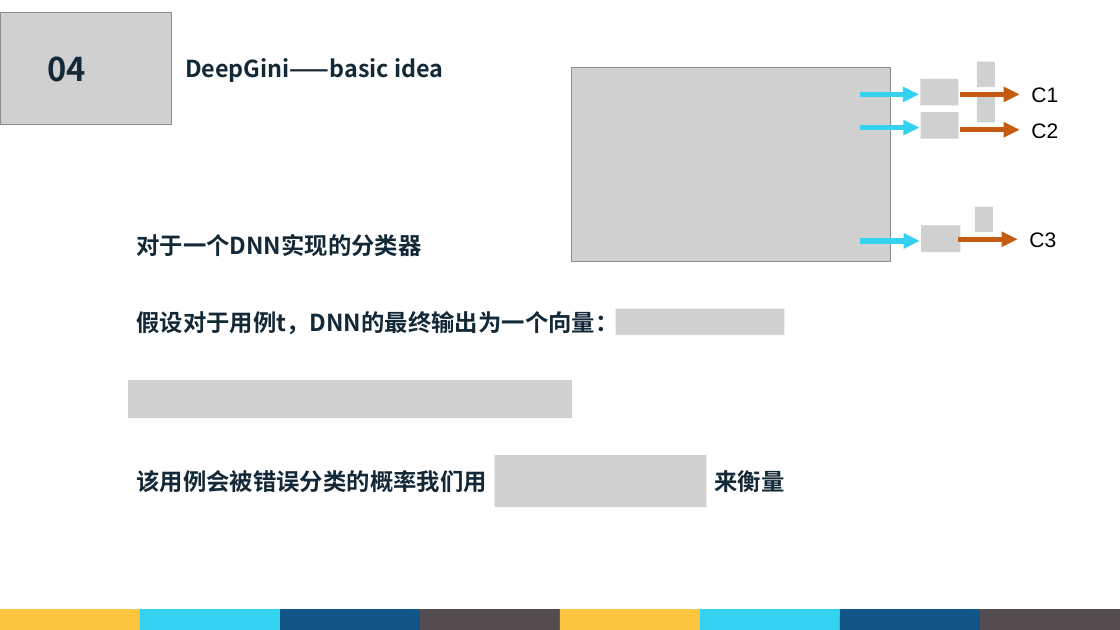
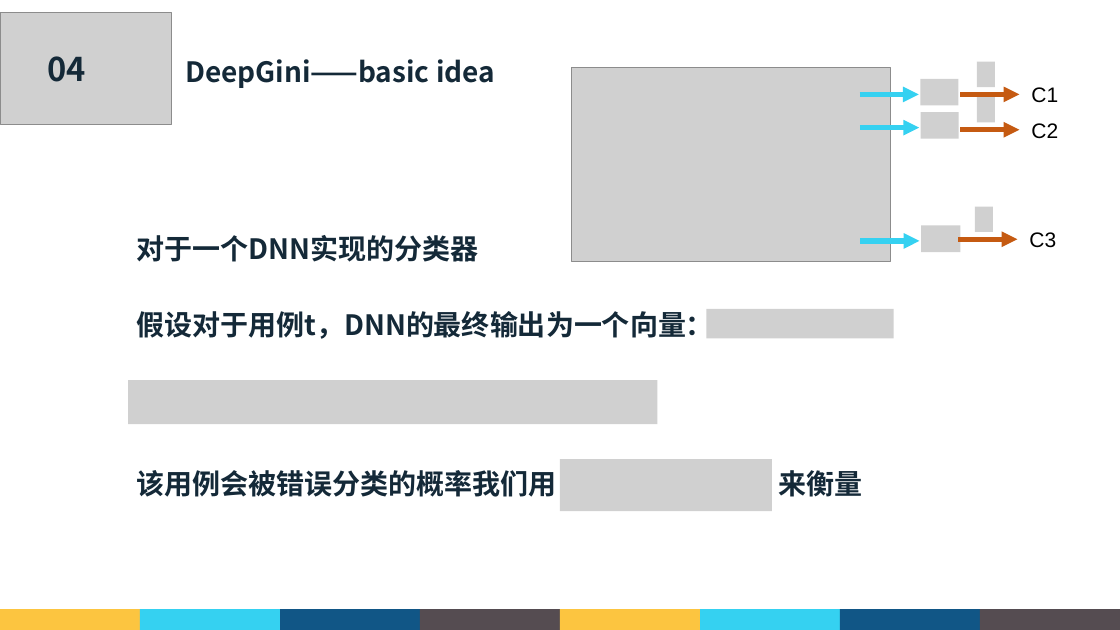
Before and after one commit to GaryHua226/AutomatedTesting, a slide deck: slide 22 of 课堂汇报/郭礼华_181250038.pptx. Drawn at 1120x630 pixels with LibreOffice and Linux fonts; fonts in the diff are those of the drawing; grey boxes stand for pictures; background and template pictures are left out. Boxes give left, top, right and bottom in pixels: in the first picture for what was removed or moved away, otherwise in the second. Text is boxed around its words. In the diff, an @@ line names an element or a change of style, - is before the commit and + after.

Commit message:
change font style

```diff
--- a/课堂汇报/郭礼华_181250038.pptx
+++ b/课堂汇报/郭礼华_181250038.pptx
@@ picture: place and size @@
-picture at <box>616,308,785,335</box>
+picture at <box>707,309,894,339</box>
@@ picture: place and size @@
-picture at <box>128,381,571,418</box>
+picture at <box>128,381,657,424</box>
@@ picture: place and size @@
-picture at <box>495,455,707,507</box>
+picture at <box>560,460,772,512</box>
@@ size 20 to 24 pt in 5 elements at <box>185,59,495,88</box>, <box>136,235,478,262</box>, <box>136,470,556,497</box>, <box>136,309,714,339</box>, <box>778,470,862,497</box> @@
@@ text "来衡量": place and size @@
-text "来衡量" at <box>715,470,785,492</box>
+text "来衡量" at <box>778,470,862,497</box>
```
Also in this commit, not shown: 24 other slides changed.
